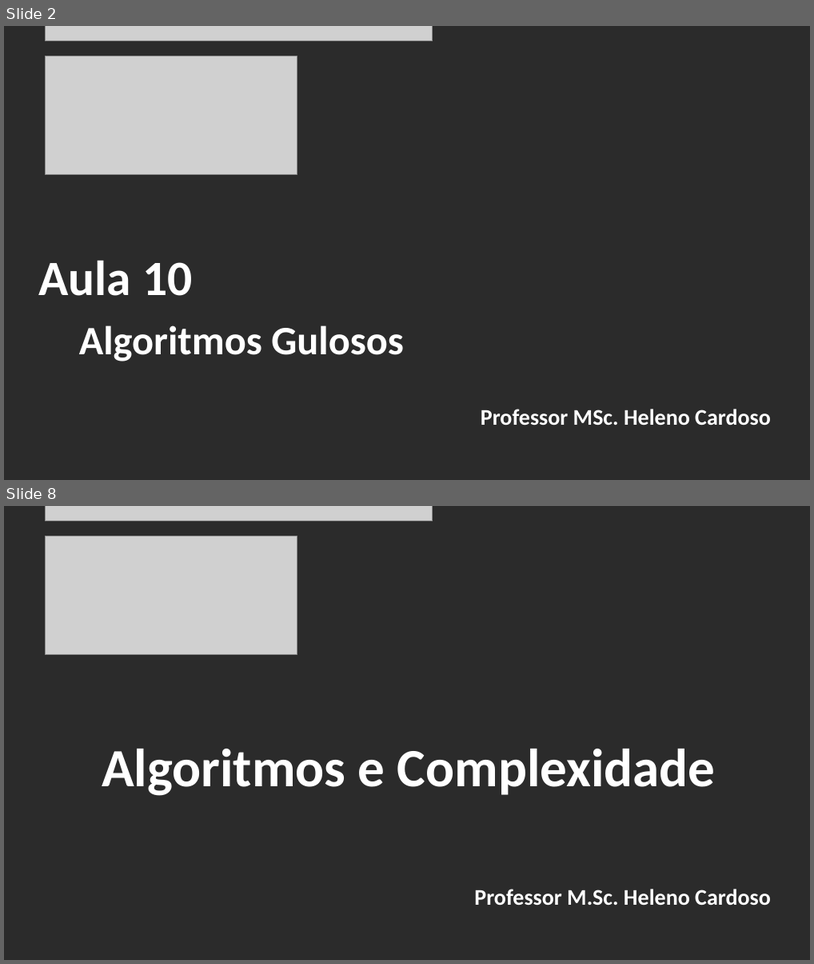
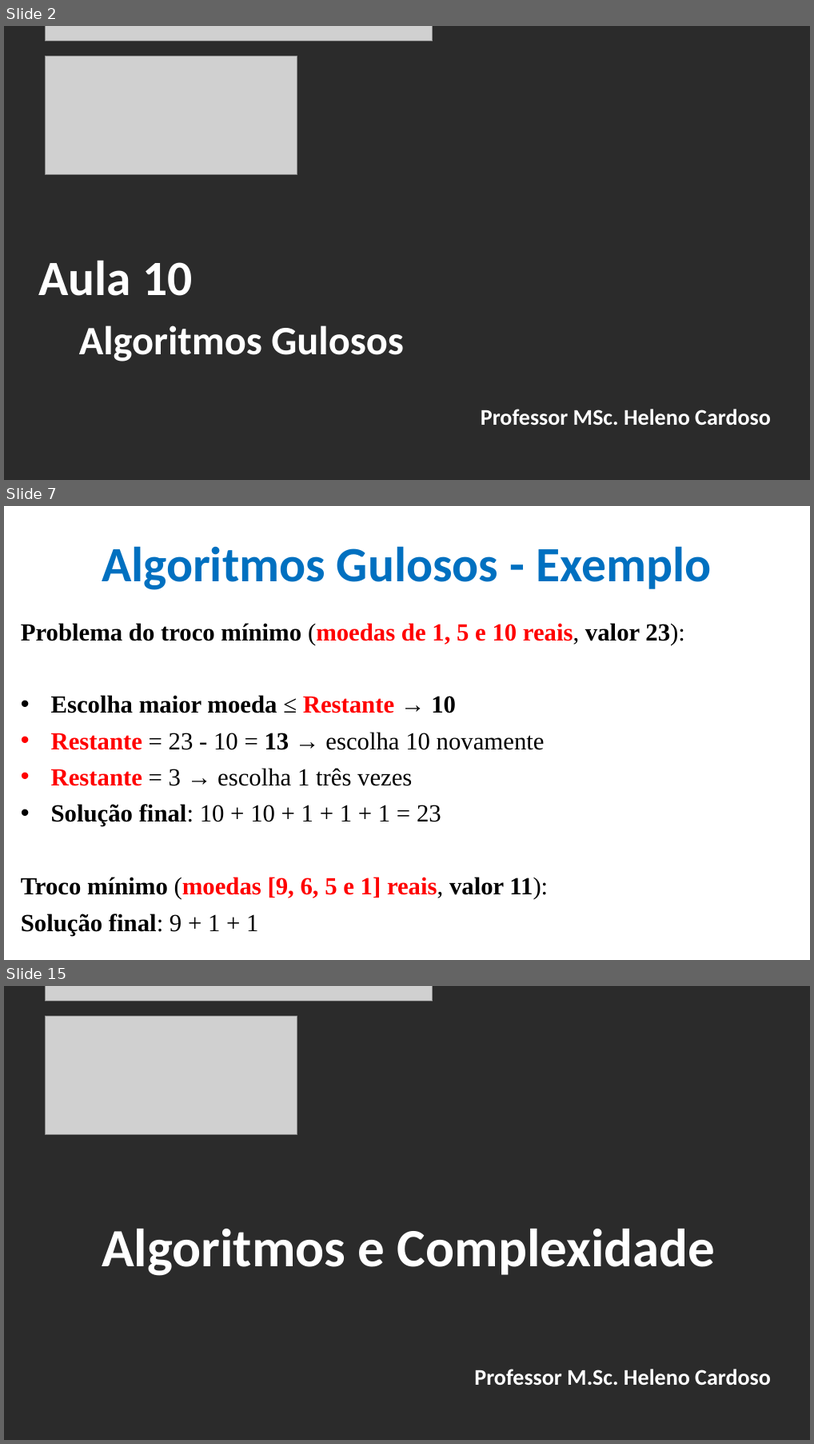
Before and after one commit to CloudEducationBrazil/WydenAlgoritmosEComplexidade, a slide deck: 01 Classes/Aula 10 - Algoritmos e Complexidade - Algoritmos Gulosos.pptx. Shown one above the other, each under a label of ours: slides 2 and 8 before the commit, slides 2, 7 and 15 after it; the slides between them are not shown. The pictures are 814x964 and 814x1444 pixels, drawn with LibreOffice and Linux fonts; fonts in the diff are those of the drawing; grey boxes stand for pictures; background and template pictures are left out; a plain dark background stands for a picture behind light text. Boxes give left, top, right and bottom in pixels: in the first picture for what was removed or moved away, otherwise in the second. Text is boxed around its words. In the diff, an @@ line names an element or a change of style, - is before the commit and + after.

Commit message:
Alg e Compl - Alg Gulosos e Divisão e Conquista 21102025

```diff
--- a/01 Classes/Aula 10 - Algoritmos e Complexidade - Algoritmos Gulosos.pptx
+++ b/01 Classes/Aula 10 - Algoritmos e Complexidade - Algoritmos Gulosos.pptx
@@ slide 7 added at bbox=[4, 506, 810, 960], background picture (left out) @@
@@ title added at bbox=[102, 546, 711, 590], 44 pt, text #0070C0, bold @@
+Algoritmos Gulosos - Exemplo
@@ text added at bbox=[21, 623, 686, 936], 22 pt, text #000000, bold @@
+Problema do troco mínimo (moedas de 1, 5 e 10 reais, valor 23):
+• Escolha maior moeda ≤ Restante → 10
+• Restante = 23 - 10 = 13 → escolha 10 novamente
+• Restante = 3 → escolha 1 três vezes
+• Solução final: 10 + 10 + 1 + 1 + 1 = 23
+Troco mínimo (moedas [9, 6, 5 e 1] reais, valor 11):
+Solução final: 9 + 1 + 1
@@ what was slide 8 is now slide 15 @@
```
Also in this commit, not shown: 4 slides changed, 7 other slides added, 1 slide removed, 21 other files.
